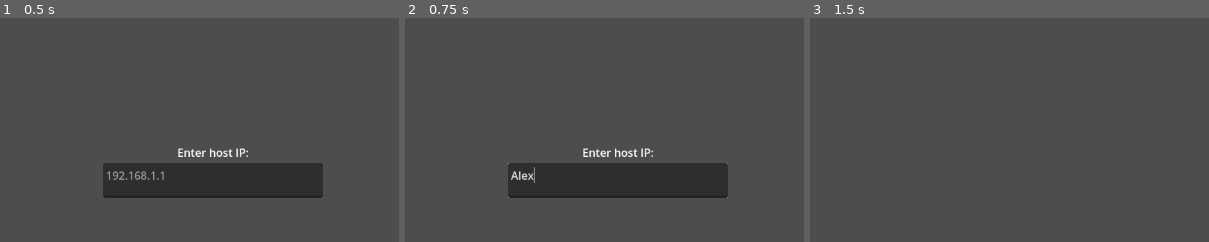
Above: before the commit, frames 1-3 (left to right).
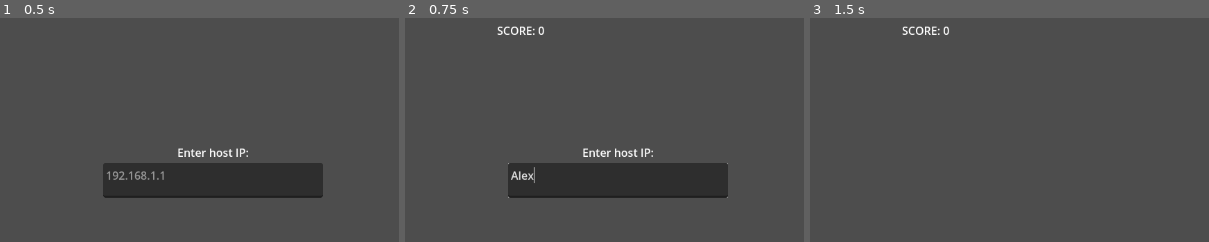
Above: after the commit, the same moments.

Repository: StrahovGameDev/arm_wrestling
Game: Godot game, scene res://scenes/arena.tscn
Same seed, same stepped clock (60 frames per second), same inputs: the game is played once before the commit and once after it. The engine's default icon, where the game draws it, is replaced by a stand-in: a white triangle on a blue panel in a dark square.
Inputs (mouse positions are % of the whole screen's width and height, from its top left):
- Up to frame 1 (0.5 s): no input
- Up to frame 2 (0.75 s): click (50, 50) at 0.52 s; type "Alex" at 0.6 s
- Up to frame 3 (1.5 s): click "CLIENT" at 1.25 s
The pictures show only the part of the screen within x 23-73%, y 13-63%; the shares and areas given below are measured in that part.

Frame 1 is identical in both runs. In frame 2, 0.3% of the frame differs, in the area x 23-35%, y 3-8%; in frame 3, 0.3%.

Commit message:
feat: Trial and error
Tried to implement a shared score

Diff:
--- a/scenes/arena.tscn
+++ b/scenes/arena.tscn
@@ -1,10 +1,12 @@
-[gd_scene load_steps=4 format=3 uid="uid://dhdx284pndi7l"]
+[gd_scene load_steps=5 format=3 uid="uid://dhdx284pndi7l"]
 
 [ext_resource type="PackedScene" uid="uid://bw6n5o1jgewyr" path="res://scenes/multiplayer_ui.tscn" id="1_wl4x5"]
+[ext_resource type="Script" uid="uid://dd6jiblw0b7ep" path="res://scripts/arena.gd" id="1_xdvfk"]
 [ext_resource type="Script" uid="uid://csn8w27sptx8o" path="res://scripts/multiplayer_spawner.gd" id="2_olpmc"]
 [ext_resource type="PackedScene" uid="uid://dosev7wvbb4am" path="res://scenes/network_player.tscn" id="3_olpmc"]
 
 [node name="Arena" type="Node2D"]
+script = ExtResource("1_xdvfk")
 
 [node name="MultiplayerUI" parent="." instance=ExtResource("1_wl4x5")]
 
--- a/scenes/multiplayer_ui.tscn
+++ b/scenes/multiplayer_ui.tscn
@@ -1,6 +1,11 @@
-[gd_scene load_steps=2 format=3 uid="uid://bw6n5o1jgewyr"]
+[gd_scene load_steps=3 format=3 uid="uid://bw6n5o1jgewyr"]
 
 [ext_resource type="Script" uid="uid://2nbcixm6wltp" path="res://scripts/multiplayer_ui.gd" id="1_furdc"]
+
+[sub_resource type="SceneReplicationConfig" id="SceneReplicationConfig_furdc"]
+properties/0/path = NodePath("Score:text")
+properties/0/spawn = false
+properties/0/replication_mode = 2
 
 [node name="MultiplayerUI" type="Control"]
 layout_mode = 3
@@ -42,5 +47,15 @@
 layout_mode = 2
 placeholder_text = "192.168.1.1"
 
+[node name="Score" type="Label" parent="."]
+layout_mode = 0
+offset_left = 398.0
+offset_top = 93.0
+offset_right = 764.0
+offset_bottom = 240.0
+
+[node name="MultiplayerSynchronizer" type="MultiplayerSynchronizer" parent="."]
+replication_config = SubResource("SceneReplicationConfig_furdc")
+
 [connection signal="pressed" from="VBoxContainer/Server" to="." method="_on_server_pressed"]
 [connection signal="pressed" from="VBoxContainer/Client" to="." method="_on_client_pressed"]
--- a/scenes/network_player.tscn
+++ b/scenes/network_player.tscn
@@ -10,6 +10,9 @@
 properties/0/path = NodePath(".:position")
 properties/0/spawn = true
 properties/0/replication_mode = 1
+properties/1/path = NodePath(".:player_score")
+properties/1/spawn = true
+properties/1/replication_mode = 1
 
 [node name="NetworkPlayer" type="CharacterBody2D"]
 script = ExtResource("1_5l5im")
--- /dev/null
+++ b/scripts/arena.gd
@@ -0,0 +1,18 @@
+extends Node2D
+
+var game_score = 0
+
+# Called when the node enters the scene tree for the first time.
+func _ready() -> void:
+	pass # Replace with function body.
+
+
+# Called every frame. 'delta' is the elapsed time since the previous frame.
+func _input(event: InputEvent) -> void:
+	if find_child("1"):
+		game_score += $"1".player_score
+
+	if find_child("2"):
+		game_score += $"2".player_score
+	print(game_score)
+	$MultiplayerUI/Score.text = "SCORE: " + str(game_score)
--- a/scripts/multiplayer_handler.gd
+++ b/scripts/multiplayer_handler.gd
@@ -1,4 +1,7 @@
 extends Node
+
+var player_count = 0
+var score = 0
 
 const IP_ADDRESS: String = "localhost"
 const PORT: int = 42069
--- a/scripts/multiplayer_spawner.gd
+++ b/scripts/multiplayer_spawner.gd
@@ -6,9 +6,10 @@
 	multiplayer.peer_connected.connect(spawn_player)
 
 func spawn_player(id: int):
+	MultiplayerHandler.player_count += 1
 	if !multiplayer.is_server(): return
 
 	var player: Node = network_player.instantiate()
-	player.name = str(id)
+	player.name = str(MultiplayerHandler.player_count)
 
 	get_node(spawn_path).call_deferred("add_child", player)
--- a/scripts/network_player.gd
+++ b/scripts/network_player.gd
@@ -1,15 +1,22 @@
 extends CharacterBody2D
 
-
+var sign = 1
 const SPEED = 300.0
+@export var player_score = 0
 
 func _ready() -> void:
 	$Label.text = self.name
+	if self.name == "1":
+		sign = -1
 
 func _enter_tree() -> void:
 	set_multiplayer_authority(name.to_int())
 
 
+func _input(event: InputEvent) -> void:
+	if event.is_action_pressed("ui_up"):
+		player_score += sign
+		print(str(player_score) + "     " + str(self.name))
 
 func _physics_process(delta: float) -> void:
 	velocity = Input.get_vector("ui_left", "ui_right", "ui_up", "ui_down") * SPEED
Not shown, added: scripts/arena.gd.uid
